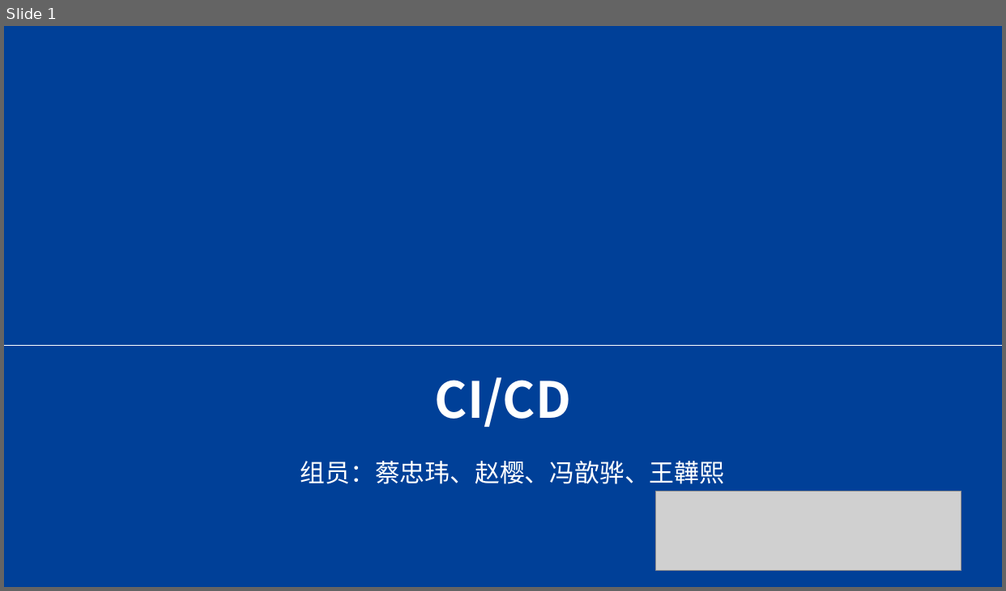
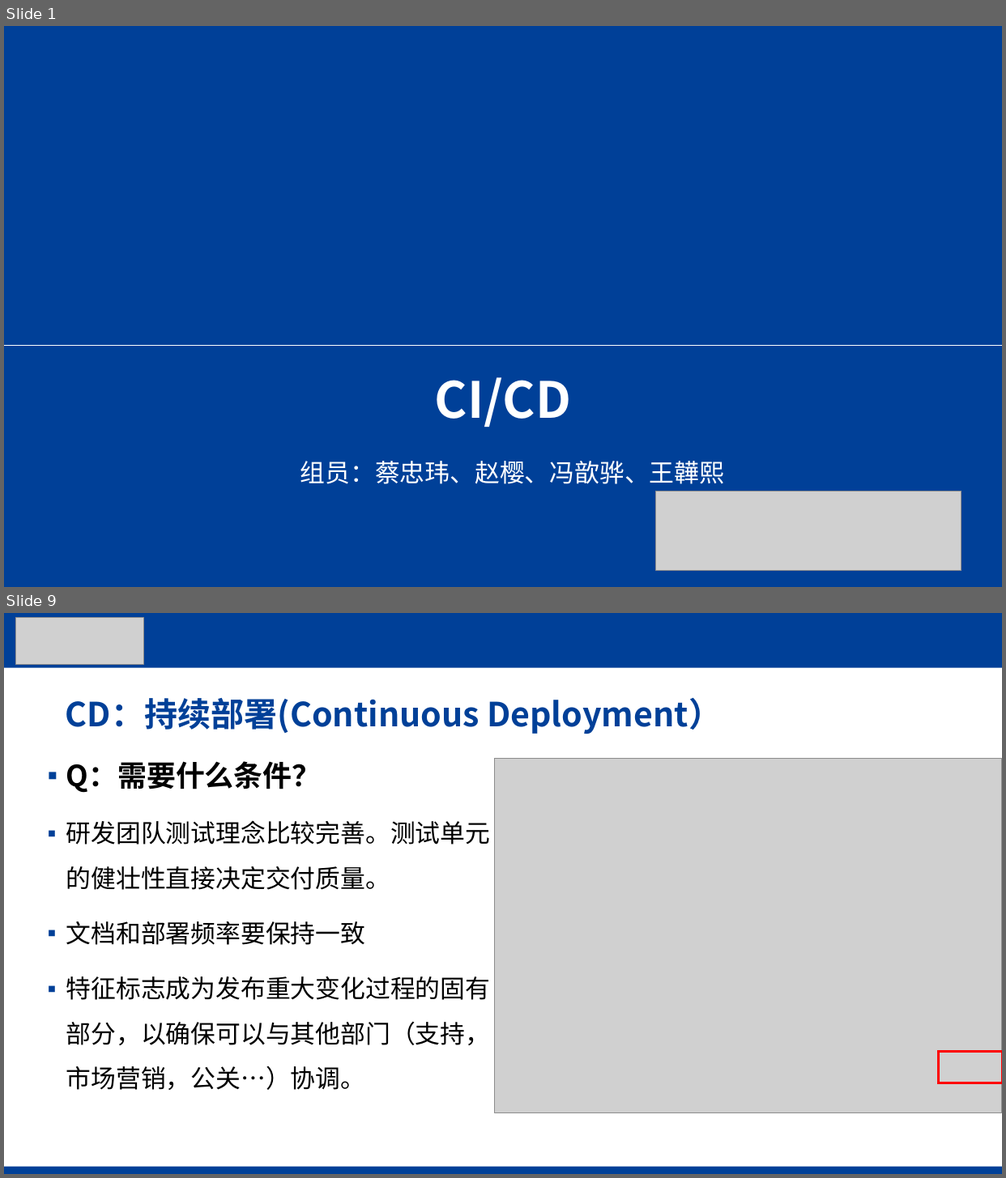
Before and after one commit to sansazhao/CI-CD, a slide deck: CICD介绍.pptx. Shown one above the other, each under a label of ours: slide 1 before the commit, slides 1 and 9 after it; the slides between them are not shown. The pictures are 1006x591 and 1006x1178 pixels, drawn with LibreOffice and Linux fonts; fonts in the diff are those of the drawing; grey boxes stand for pictures; background and template pictures are left out. Boxes give left, top, right and bottom in pixels: in the first picture for what was removed or moved away, otherwise in the second. Text is boxed around its words. In the diff, an @@ line names an element or a change of style, - is before the commit and + after.

```diff
--- a/CICD介绍.pptx
+++ b/CICD介绍.pptx
@@ slide 9 added at [4,613,1002,1174], background #FFFFFF @@
@@ rectangle added at [4,613,1002,667], fill #004098 @@
@@ picture added at [15,618,143,665] @@
@@ title added at [66,697,722,735], 32 pt, text #004098, bold @@
+CD：持续部署(Continuous Deployment）
@@ picture added at [494,758,1002,1113] @@
@@ text added at [66,761,491,1090], 24 pt, text #000000 @@
+▪ Q：需要什么条件？
+▪ 研发团队测试理念比较完善。测试单元的健壮性直接决定交付质量。
+▪ 文档和部署频率要保持一致
+▪ 特征标志成为发布重大变化过程的固有部分，以确保可以与其他部门（支持，市场营销，公关…）协调。
@@ rectangle added at [939,1052,1002,1084], outline #FF0000 2.25 pt @@
@@ rectangle added at [4,1167,1002,1174], fill #004098 @@
```
Also in this commit, not shown: 6 slides changed, 5 other slides added.
